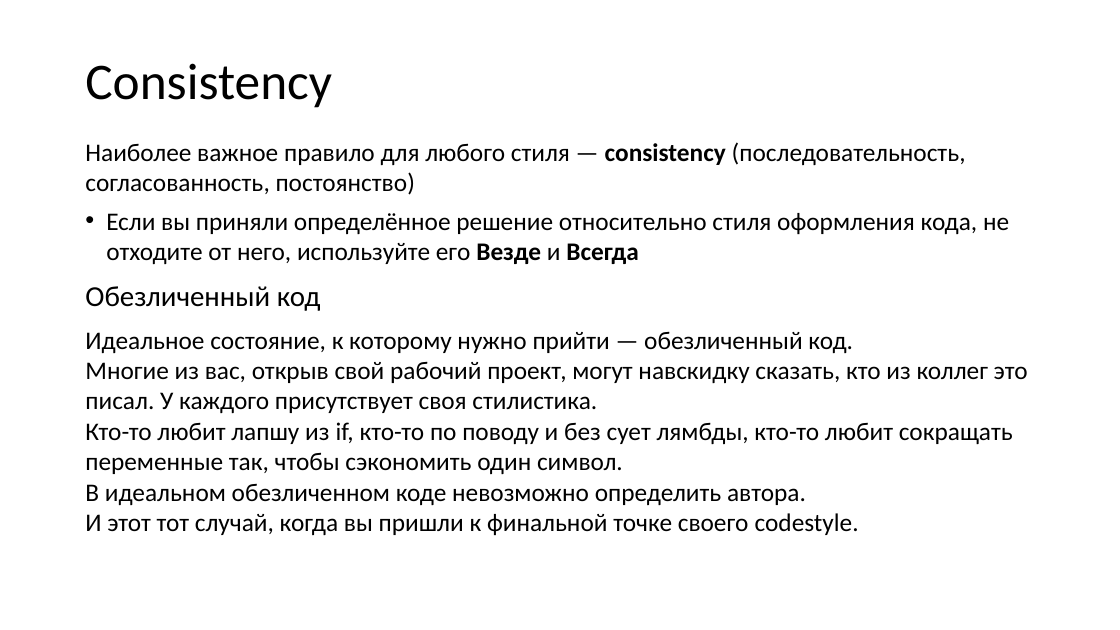
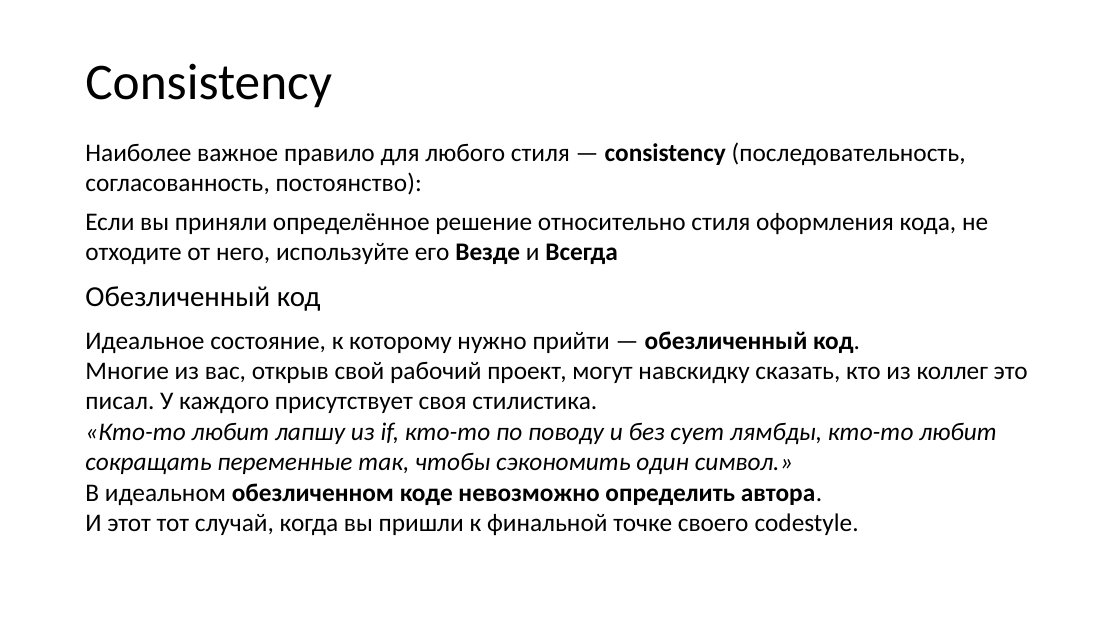
Before and after one commit to xtrueman/prog_instruments, a slide deck: slide 8 of presentations/CodingStandards.pptx. Drawn at 1120x630 pixels with LibreOffice and Linux fonts; fonts in the diff are those of the drawing. Boxes give left, top, right and bottom in pixels: in the first picture for what was removed or moved away, otherwise in the second. Text is boxed around its words. In the diff, an @@ line names an element or a change of style, - is before the commit and + after.

```diff
--- a/presentations/CodingStandards.pptx
+++ b/presentations/CodingStandards.pptx
@@ text at <box>85,142,966,195</box>: text changed @@
-Наиболее важное правило для любого стиля — consistency (последовательность, согласованность, постоянство)
+Наиболее важное правило для любого стиля — consistency (последовательность, согласованность, постоянство):
@@ text at <box>85,213,988,264</box>: bullet • to none @@
@@ text at <box>85,331,1028,535</box>: text changed @@
-Идеальное состояние, к которому нужно прийти — обезличенный код.
-Многие из вас, открыв свой рабочий проект, могут навскидку сказать, кто из коллег это писал. У каждого присутствует своя стилистика.
-Кто-то любит лапшу из if, кто-то по поводу и без сует лямбды, кто-то любит сокращать переменные так, чтобы сэкономить один символ.
-В идеальном обезличенном коде невозможно определить автора.
-И этот тот случай, когда вы пришли к финальной точке своего codestyle.
+Идеальное состояние, к которому нужно прийти — обезличенный код.
+Многие из вас, открыв свой рабочий проект, могут навскидку сказать, кто из коллег это писал. У каждого присутствует своя стилистика.
+«Кто-то любит лапшу из if, кто-то по поводу и без сует лямбды, кто-то любит сокращать переменные так, чтобы сэкономить один символ.»
+В идеальном обезличенном коде невозможно определить автора.
+И этот тот случай, когда вы пришли к финальной точке своего codestyle.
```
Also in this commit, not shown: 5 other slides changed, 1 slide added.
